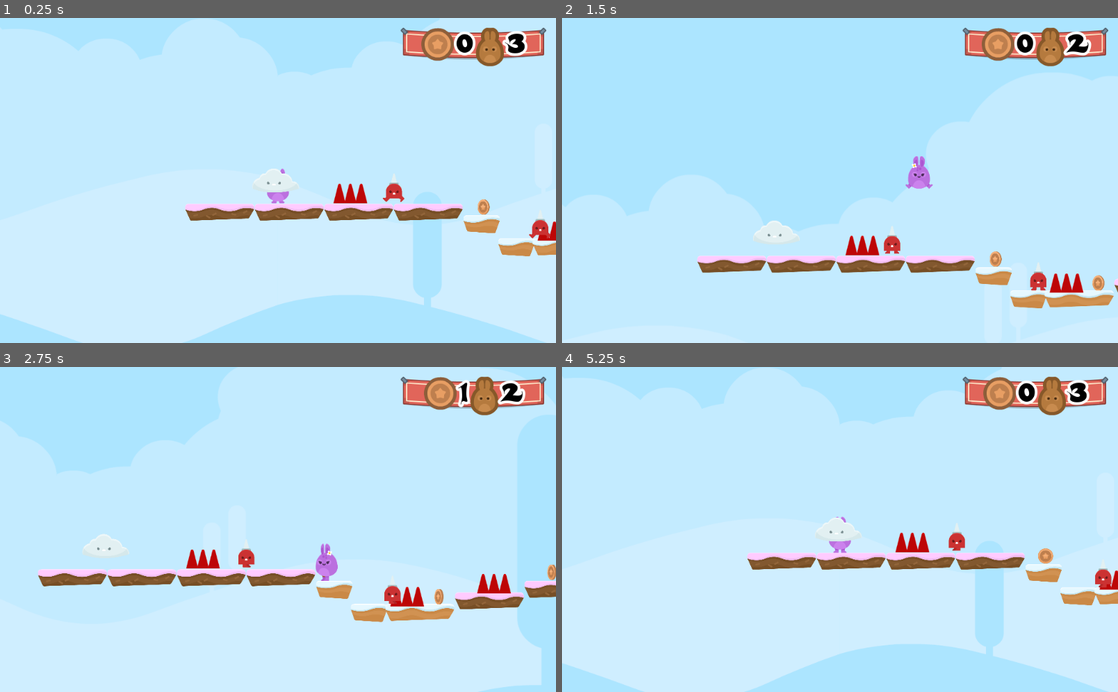
Above: before the commit, frames 1-4 (two rows, left to right).
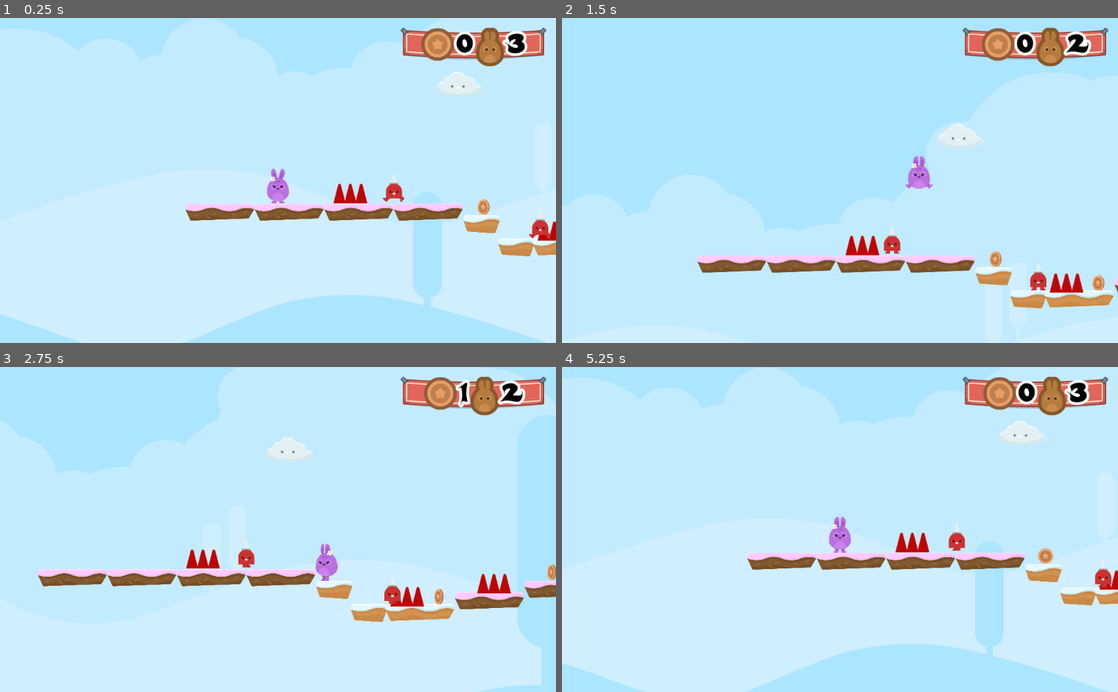
Above: after the commit, the same moments.

Repository: KennedyMungai/SimplePlatformer
Game: Godot game, scene res://Scenes/Levels/Level1.tscn
The game is run twice, just before and just after one commit, with the same random seed, the same clock (stepped at 60 frames per second) and the same inputs.
Inputs (mouse positions are in pixels of both pictures, inside the frame that each line leads up to):
- Up to frame 1 (0.25 s): no input
- Up to frame 2 (1.5 s): hold D (right) from 0.53 s (still down); tap W (jump) at 0.77 s
- Up to frame 3 (2.75 s): tap W (jump) at 1.52 s; release D (right) at 2.03 s; hold A (left) from 2.03 s (still down)
- Up to frame 4 (5.25 s): release A (left) at 2.78 s; hold D (right) 2.78-4.28 s; tap W (jump) at 3.02, 3.77, 4.52 s; hold A (left) 4.28-5 s; click (962, 555) at 5 s

The runs differ from the first frame. In frame 1, 0.6% of the frame differs, in the area x 45-87%, y 16-54%; in frame 2, 0.7%; in frame 3, 0.7%, in the area x 14-57%, y 21-59%; in frame 4, 0.6%.

Commit message:
Updated the animation characteristics

Diff:
--- a/Scenes/Levels/Level1.tscn
+++ b/Scenes/Levels/Level1.tscn
@@ -145,3 +145,4 @@
 [node name="Clouds" type="Node" parent="."]
 
 [node name="Cloud" parent="Clouds" instance=ExtResource( 10 )]
+position = Vector2( 1016, -536 )
